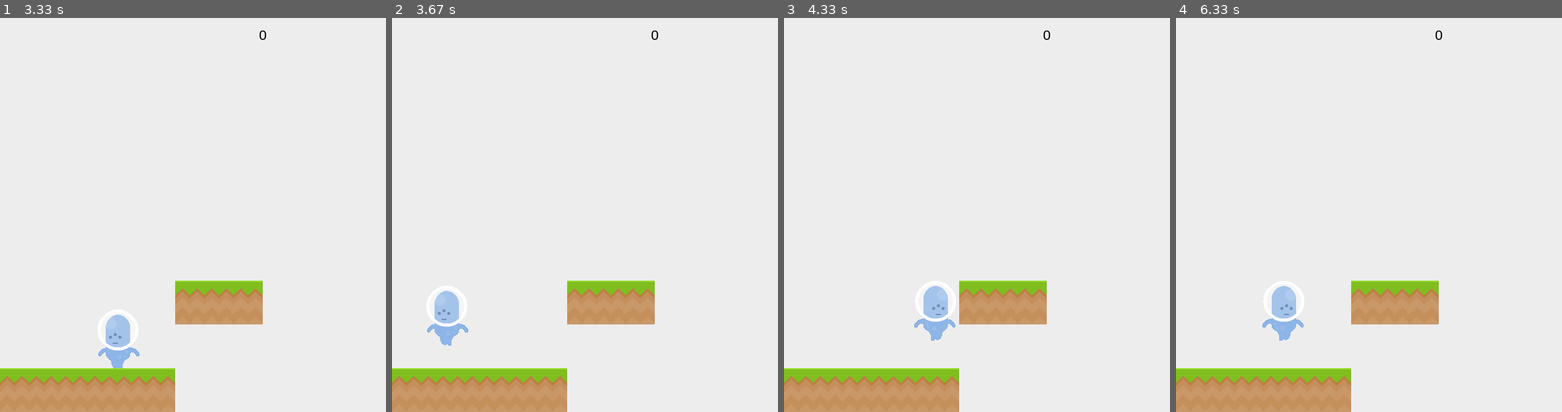
Above: before the commit, frames 1-4 (left to right).
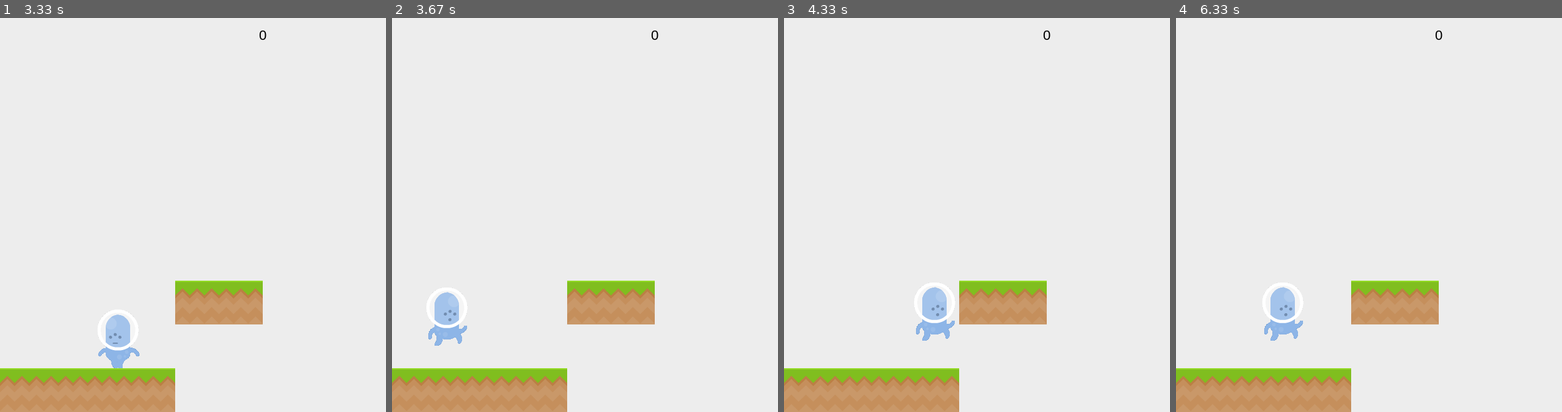
Above: after the commit, the same moments.

Repository: MatthewDudley/PyGame-Platformer
Game: pygame game, started from PlatformOne/main.py
Two runs of this game, one before a commit and one after it. Both use one fixed random seed, a clock stepped at 60 frames per second and the inputs below.
Inputs:
- Up to frame 1 (3.33 s): hold Right 0.33-0.8 s; hold Right 0.83-1.3 s; hold Left 1.33-1.87 s; hold Left 1.9-2.3 s; hold Right 2.33-2.97 s; hold Left from 3 s (still down)
- Up to frame 2 (3.67 s): release Left at 3.47 s; tap Space at 3.5 s
- Up to frame 3 (4.33 s): hold Right 3.83-4.3 s; tap Space at 3.9, 4.2 s
- Up to frame 4 (6.33 s): hold Right 4.33-4.8 s; tap Space at 4.4, 4.7, 4.9, 5.2, 5.47, 5.77, 5.9, 6.2 s; hold Left 4.83-5.37 s; hold Left 5.4-5.8 s; hold Right from 5.83 s (still down)

Frame 1 is identical in both runs. In frame 2, 0.3% of the frame differs, in the area x 9-20%, y 68-84%; in frame 3, 0.3%, in the area x 33-45%, y 67-82%; in frame 4, 0.3%.

Commit message:
Improved jumping animation

Diff:
--- a/PlatformOne/main.py
+++ b/PlatformOne/main.py
@@ -1,6 +1,6 @@
 # Credits
-# Art from Kenny.nl
-# Music - Grasslands Theme - https://opengameart.org/content/platformer-game-music-pack
+    # Art from Kenny.nl
+    # Music - Grasslands Theme - https://opengameart.org/content/platformer-game-music-pack
 
 import pygame as pg
 import random
@@ -31,19 +31,19 @@
             except:
                 self.highscore = 0
 
-                # load spritesheets
-                img_dir = path.join(self.dir, 'img')
-                self.sprite_alien = Spritesheet(path.join(img_dir, SPRITESHEET_ALIENS))
-                self.sprite_enemies = Spritesheet(path.join(img_dir, SPRITESHEET_ENEMIES))
-                self.sprite_items = Spritesheet(path.join(img_dir, SPRITESHEET_ITEMS))
-                self.sprite_tiles = Spritesheet(path.join(img_dir, SPRITESHEET_TILES))
-
-                # load level
-                self.level_dir = path.join(self.dir, 'LevelOne.txt')
-
-                # load sound
-                self.snd_dir = path.join(self.dir, 'snd')
-                self.jump_snd = pg.mixer.Sound(path.join(self.snd_dir,'Jump.wav'))
+        # load spritesheets
+        img_dir = path.join(self.dir, 'img')
+        self.sprite_alien = Spritesheet(path.join(img_dir, SPRITESHEET_ALIENS))
+        self.sprite_enemies = Spritesheet(path.join(img_dir, SPRITESHEET_ENEMIES))
+        self.sprite_items = Spritesheet(path.join(img_dir, SPRITESHEET_ITEMS))
+        self.sprite_tiles = Spritesheet(path.join(img_dir, SPRITESHEET_TILES))
+
+        # load level
+        self.level_dir = path.join(self.dir, 'LevelOne.txt')
+
+        # load sound
+        self.snd_dir = path.join(self.dir, 'snd')
+        self.jump_snd = pg.mixer.Sound(path.join(self.snd_dir,'Jump.wav'))
 
 
     def new(self):
--- a/PlatformOne/sprites.py
+++ b/PlatformOne/sprites.py
@@ -51,6 +51,7 @@
         self.jump_frame.set_colorkey(BLACK)
 
     def jump(self):
+        now = pg.time.get_ticks()
         # jump only if platform is below
         self.rect.x += 2
         hits = pg.sprite.spritecollide(self, self.game.platforms, False)
@@ -59,6 +60,12 @@
             self.game.jump_snd.play()
             self.jumping = True
             self.vel.y = -PLAYER_JUMP
+            self.last_update = now
+            #self.current_frame = (self.current_frame + 1) % len(self.jump_frame)
+            bottom = self.rect.bottom
+            self.image = self.jump_frame
+            self.rect = self.image.get_rect()
+            self.rect.bottom = bottom
 
     def jump_cut(self):
         if self.jumping:
@@ -93,7 +100,7 @@
             self.walking = False
 
         # walking
-        if self.walking:
+        if self.walking and not self.jumping:
             if now - self.last_update > 230:
                 self.last_update = now
                 self.current_frame = (self.current_frame + 1) % len(self.walk_frames_r)
--- a/_mac/laf.xml
+++ /dev/null
@@ -1,5 +0,0 @@
-<application>
-  <component name="LafManager">
-    <laf class-name="com.intellij.ide.ui.laf.IntelliJLaf" />
-  </component>
-</application>
--- a/editor.xml
+++ /dev/null
@@ -1,6 +0,0 @@
-<application>
-  <component name="TodoConfiguration">
-    <pattern pattern="\btodo\b.*" />
-    <pattern pattern="\bfixme\b.*" />
-  </component>
-</application>
